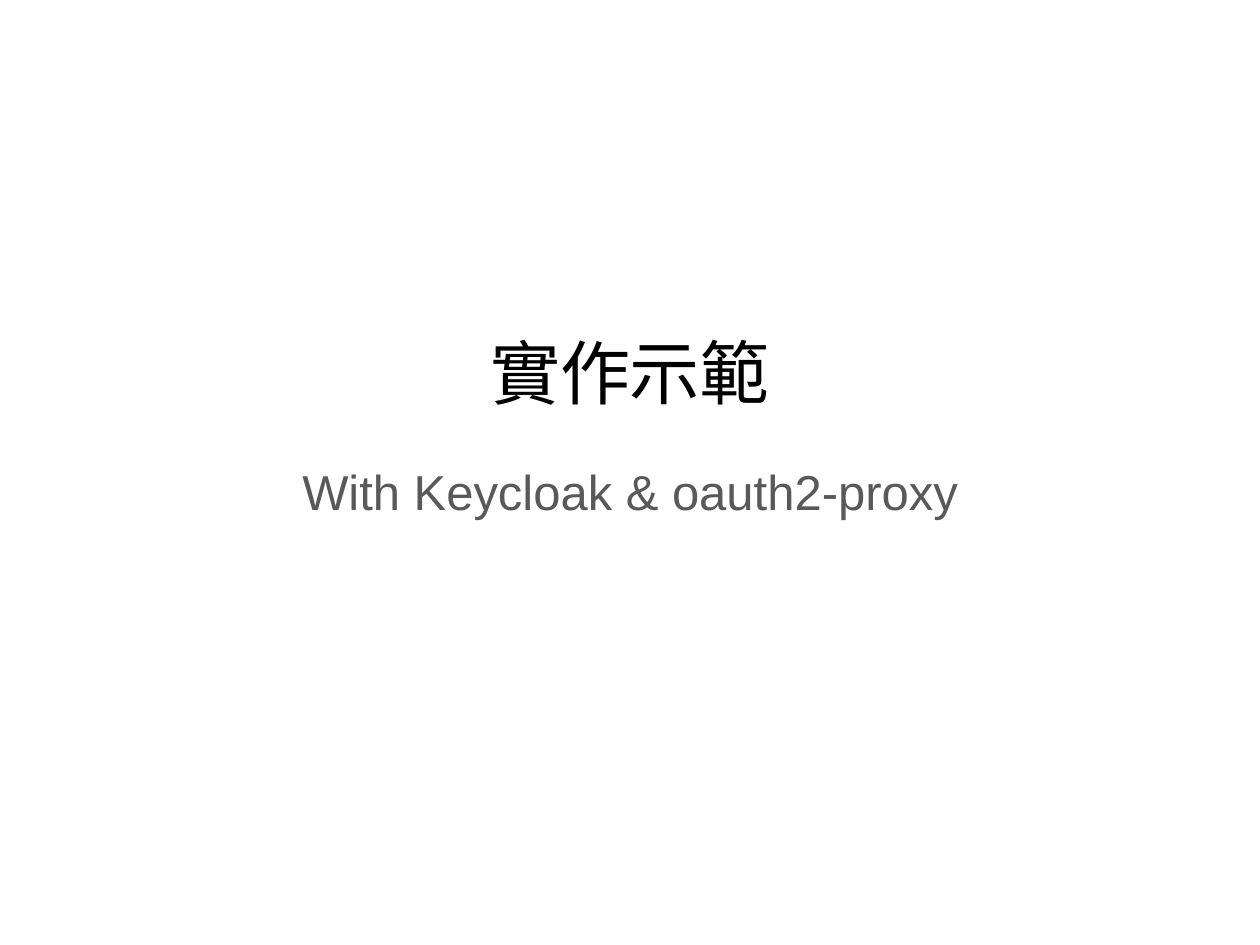
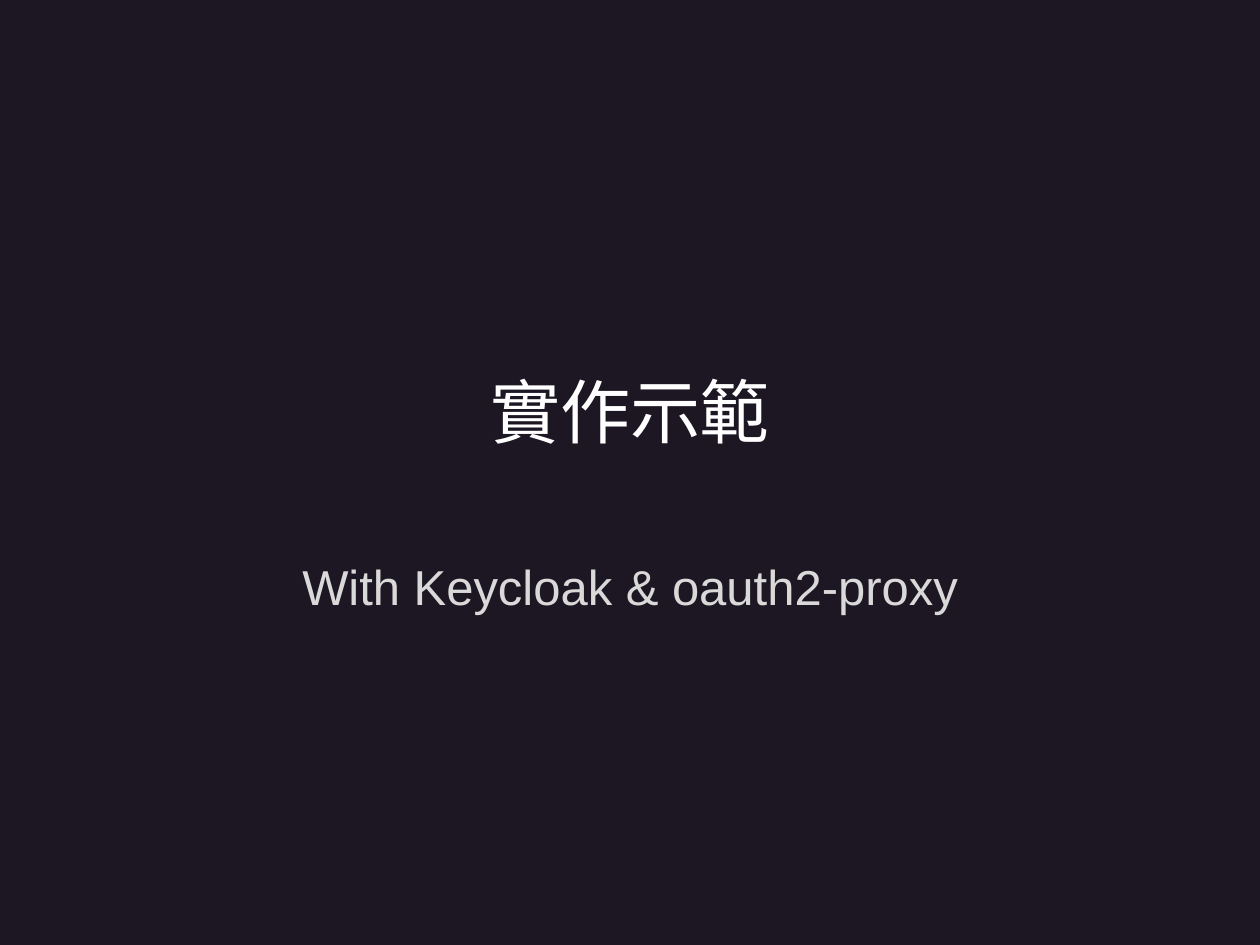
Before and after one commit to Sevenflanks/jcconf-2024-sso-flow-demo, a slide deck: slide 24 of JCC24_slide_Rhys.pptx (slide 23 before the commit). Drawn at 1260x945 pixels with LibreOffice and Linux fonts; fonts in the diff are those of the drawing; background and template pictures are left out. Boxes give left, top, right and bottom in pixels: in the first picture for what was removed or moved away, otherwise in the second. Text is boxed around its words. In the diff, an @@ line names an element or a change of style, - is before the commit and + after.

```diff
--- a/JCC24_slide_Rhys.pptx
+++ b/JCC24_slide_Rhys.pptx
@@ background #FFFFFF to picture (left out) @@
@@ title "實作示範": place and size @@
-title "實作示範" at box(490, 340, 770, 405)
+title "實作示範" at box(490, 379, 770, 444)
@@ title "實作示範" at box(490, 379, 770, 444): text colour #000000 to #FFFFFF @@
@@ subtitle "With Keycloak & oauth2-proxy": place and size @@
-subtitle "With Keycloak & oauth2-proxy" at box(302, 474, 958, 520)
+subtitle "With Keycloak & oauth2-proxy" at box(302, 569, 958, 615)
@@ subtitle "With Keycloak & oauth2-proxy" at box(302, 569, 958, 615): text colour #595959 to #D9D9D9 @@
```
Also in this commit, not shown: 9 other slides changed, 1 slide added.
